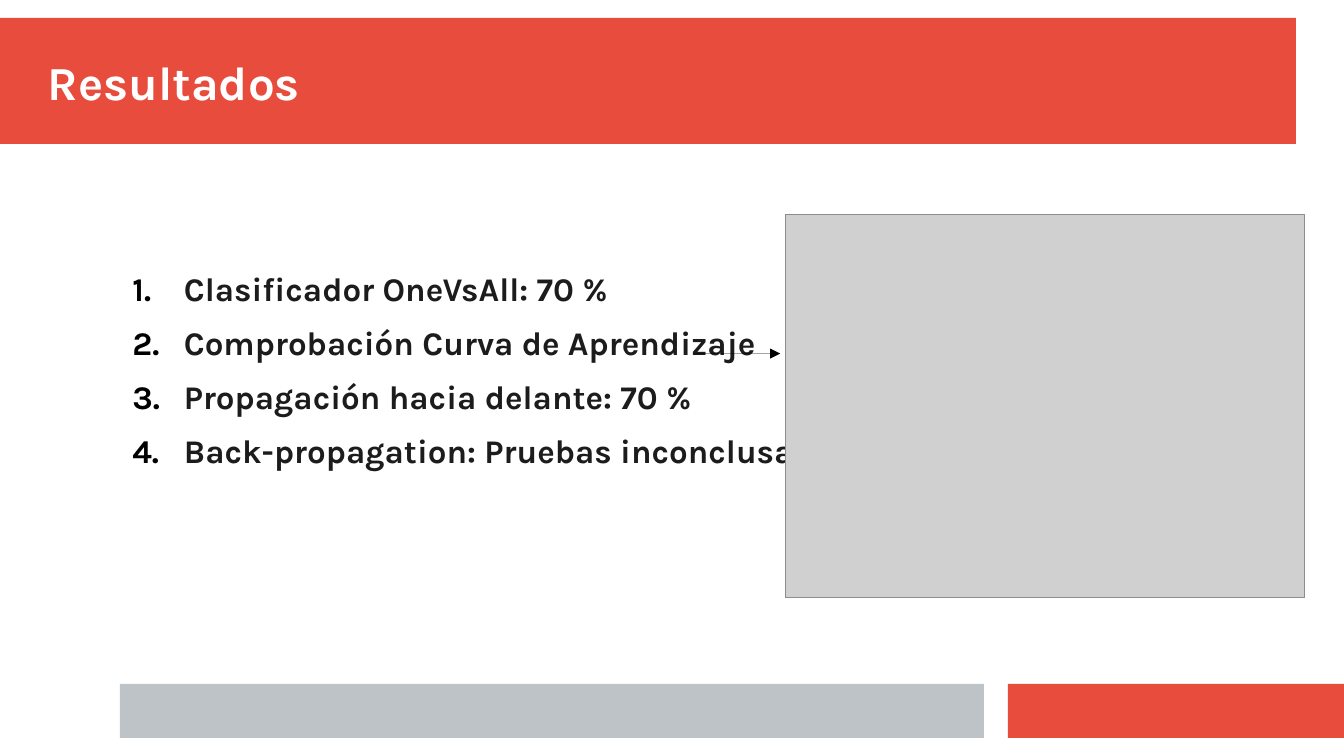
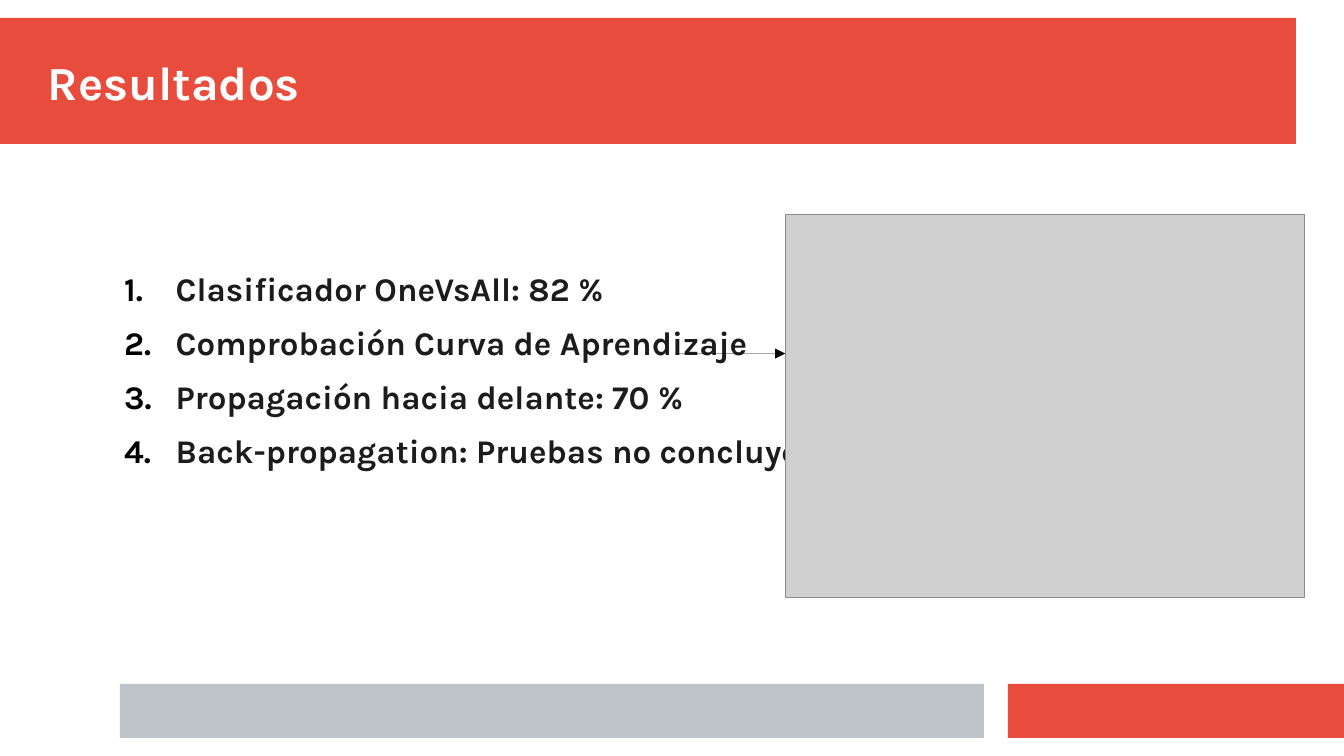
Before and after one commit to Lidiacon/AA, a slide deck: slide 10 of Proyecto/Presentación.odp. Drawn at 1344x756 pixels with LibreOffice and Linux fonts; fonts in the diff are those of the drawing; grey boxes stand for pictures. Boxes give left, top, right and bottom in pixels: in the first picture for what was removed or moved away, otherwise in the second. Text is boxed around its words. In the diff, an @@ line names an element or a change of style, - is before the commit and + after.

```diff
--- a/Proyecto/Presentación.odp
+++ b/Proyecto/Presentación.odp
@@ text "Clasificador OneVsAll: 82 %": place and size @@
-text "Clasificador OneVsAll: 82 %" at <box>184,277,811,471</box>
+text "Clasificador OneVsAll: 82 %" at <box>176,277,868,471</box>
@@ text at <box>176,277,569,302</box>: text changed @@
-1. Clasificador OneVsAll: 70 %
+1. Clasificador OneVsAll: 82 %
@@ arrow moved from (695, 354) - (781, 354) to (676, 354) - (785, 354) @@
@@ text at <box>176,433,868,471</box>: text changed @@
-4. Back-propagation: Pruebas inconclusas
+4. Back-propagation: Pruebas no concluyentes
```
Also in this commit, not shown: 2 other slides changed, 3 slides added, 3 slides removed.
